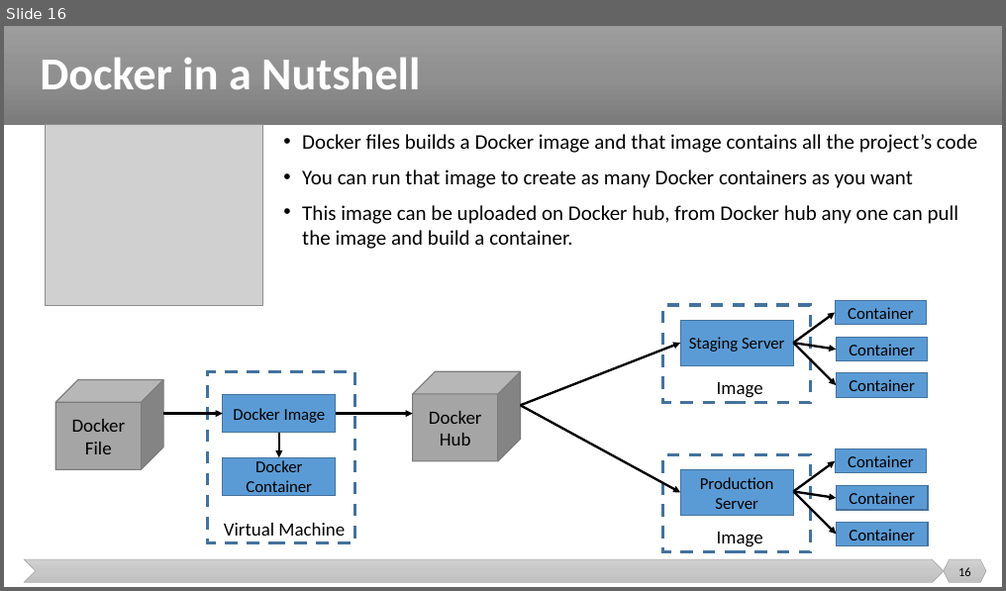
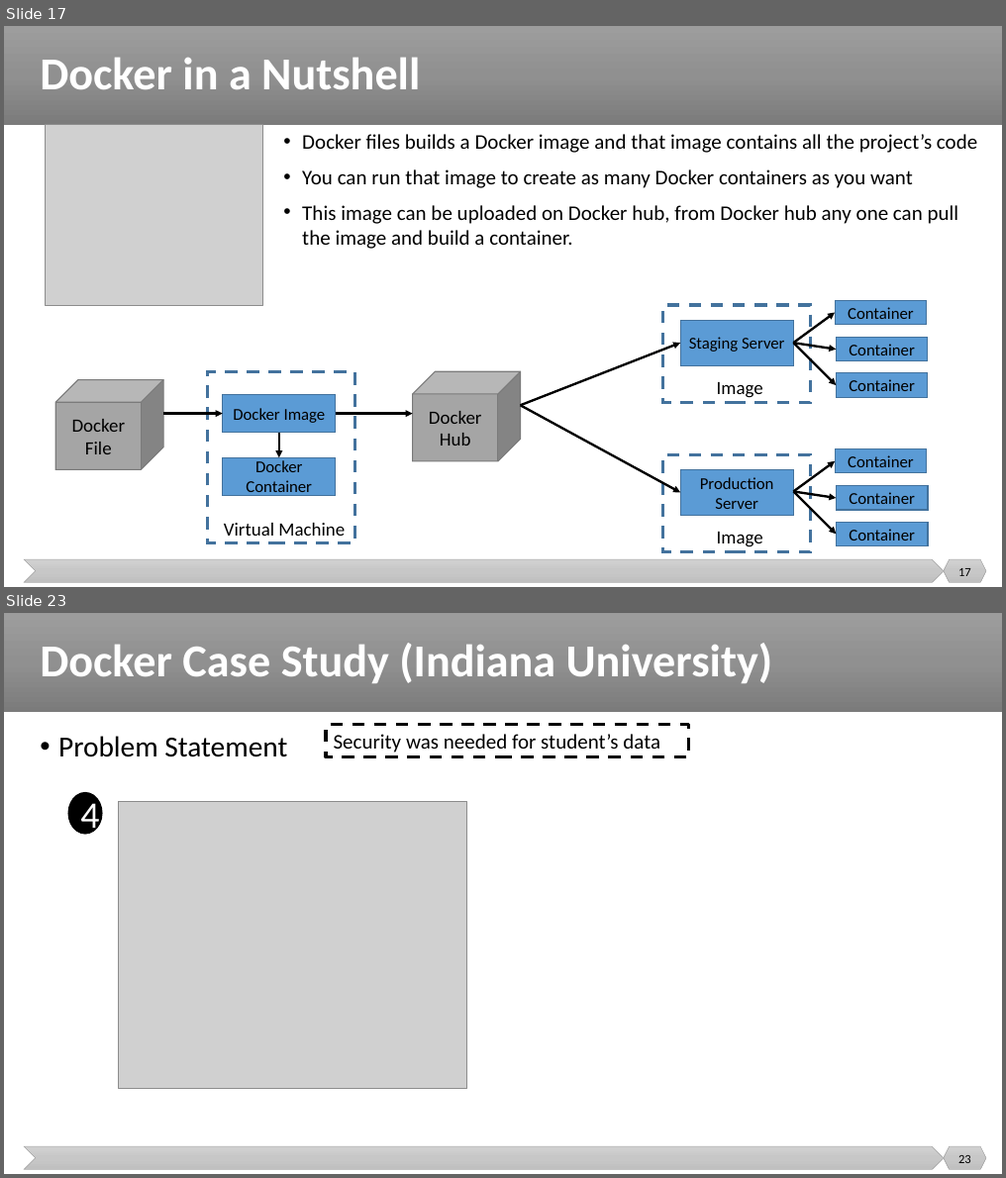
Before and after one commit to malenezi/malenezi, a slide deck: SE489/Lectures/4-Containerization/Containerization.pptx. Shown one above the other, each under a label of ours: slide 16 before the commit, slides 17 and 23 after it; the slides between them are not shown. The pictures are 1006x591 and 1006x1178 pixels, drawn with LibreOffice and Linux fonts; fonts in the diff are those of the drawing; grey boxes stand for pictures. Boxes give left, top, right and bottom in pixels: in the first picture for what was removed or moved away, otherwise in the second. Text is boxed around its words. In the diff, an @@ line names an element or a change of style, - is before the commit and + after.

```diff
--- a/SE489/Lectures/4-Containerization/Containerization.pptx
+++ b/SE489/Lectures/4-Containerization/Containerization.pptx
@@ slide 23 added at [4,613,1002,1174], background #FFFFFF; not listed: 3 template elements that a slide beside it also shows @@
@@ title added at [40,643,773,683], 44 pt, text #FFFFFF, bold @@
+Docker Case Study (Indiana University)
@@ rectangle added at [326,725,689,758], outline #000000 3 pt dashed, 20 pt, text #000000 @@
+Security was needed for student’s data
@@ text added at [58,736,287,758], 28 pt, text #000000 @@
+• Problem Statement
@@ ellipse added at [68,792,102,834], fill #000000, outline #000000 1 pt, 36 pt, text #FFFFFF @@
+4
@@ picture added at [119,802,466,1088] @@
@@ page number added at [958,1156,971,1163], 12 pt, text #000000 @@
+23
@@ what was slide 16 is now slide 17 @@
@@ page number at [958,569,971,576]: text changed @@
-16
+17
```
Also in this commit, not shown: 17 other slides added.
